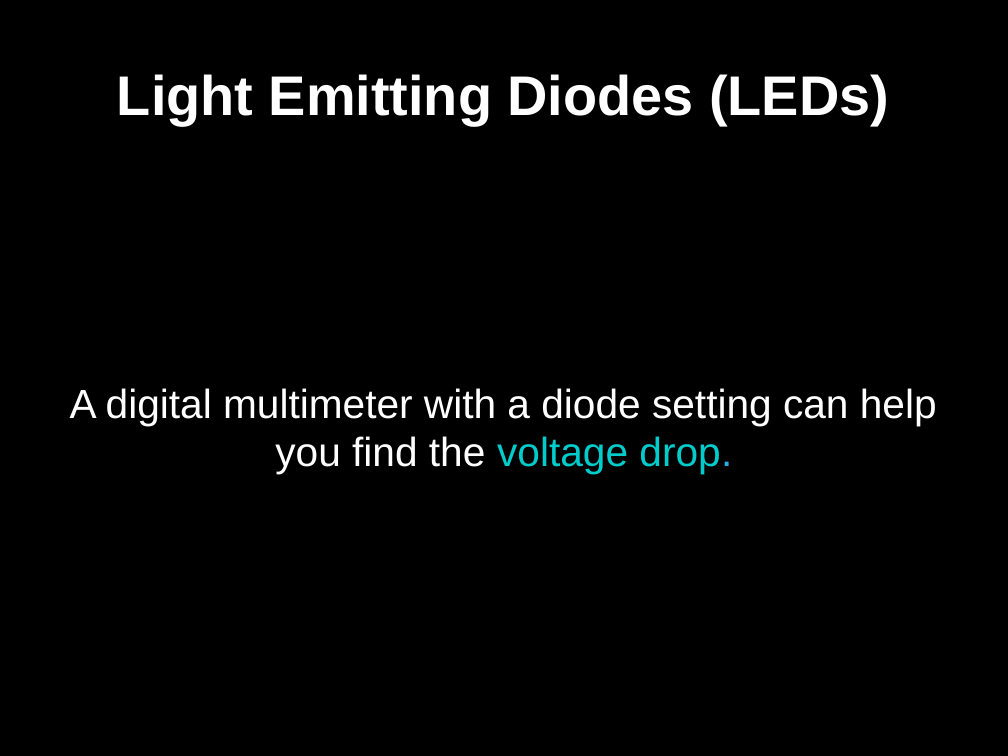
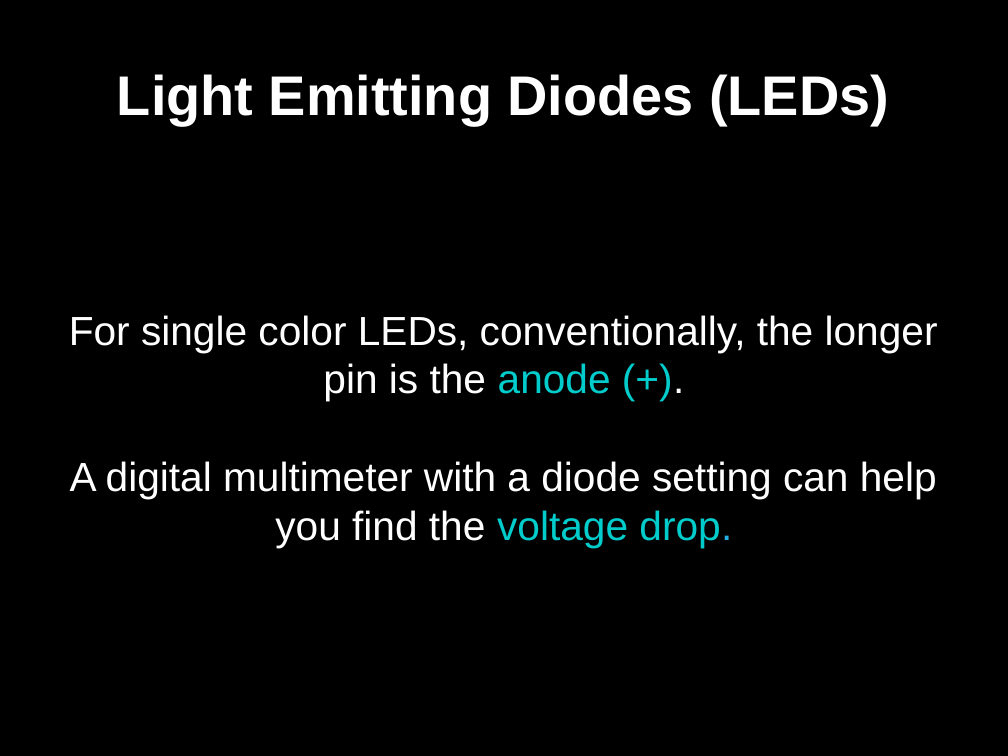
Before and after one commit to gaudeon/rpi_gpio_overview, a slide deck: slide 36 of slides/RPi GPIO Overview.odp (slide 41 before the commit). Drawn at 1008x756 pixels with LibreOffice and Linux fonts; fonts in the diff are those of the drawing. Boxes give left, top, right and bottom in pixels: in the first picture for what was removed or moved away, otherwise in the second. Text is boxed around its words. In the diff, an @@ line names an element or a change of style, - is before the commit and + after.

```diff
--- a/slides/RPi GPIO Overview.odp
+++ b/slides/RPi GPIO Overview.odp
@@ subtitle at box(69, 315, 938, 401): paragraph added @@
+For single color LEDs, conventionally, the longer pin is the anode (+).
```
Also in this commit, not shown: 44 other slides changed, 3 slides added, 8 slides removed.
